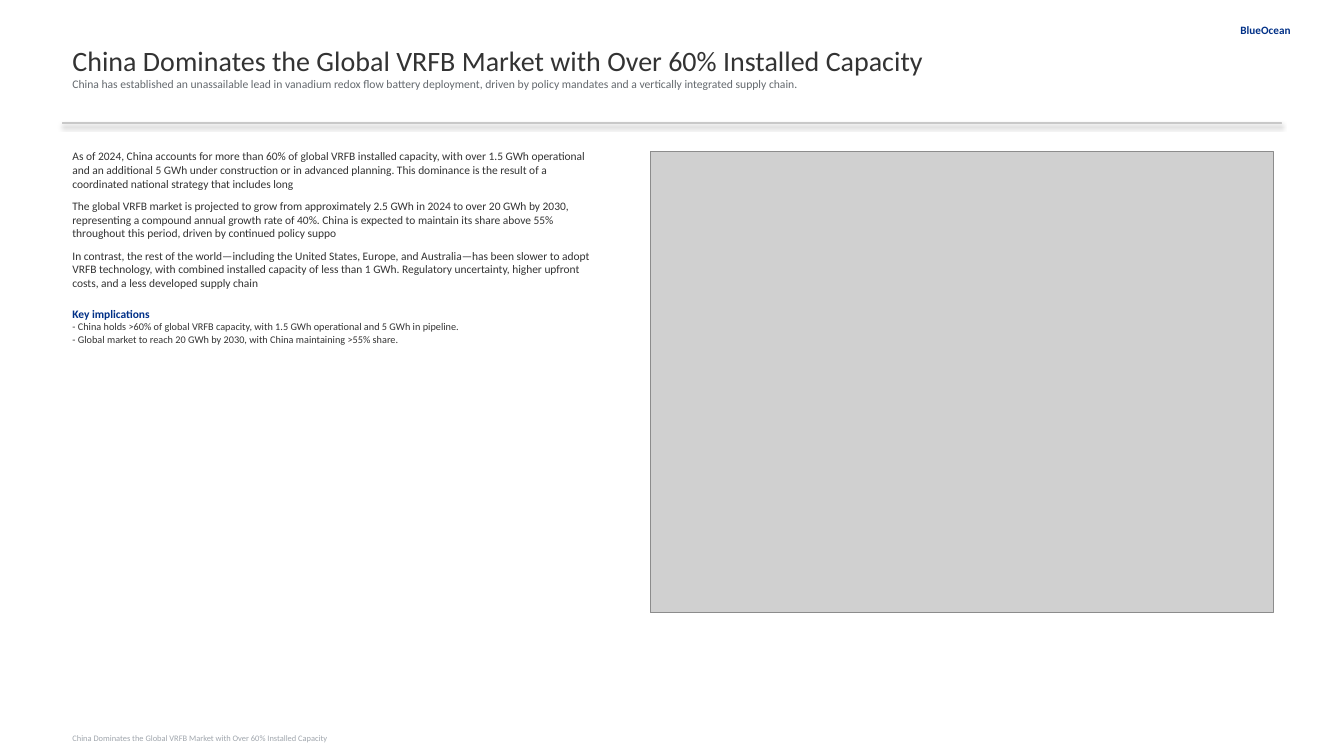
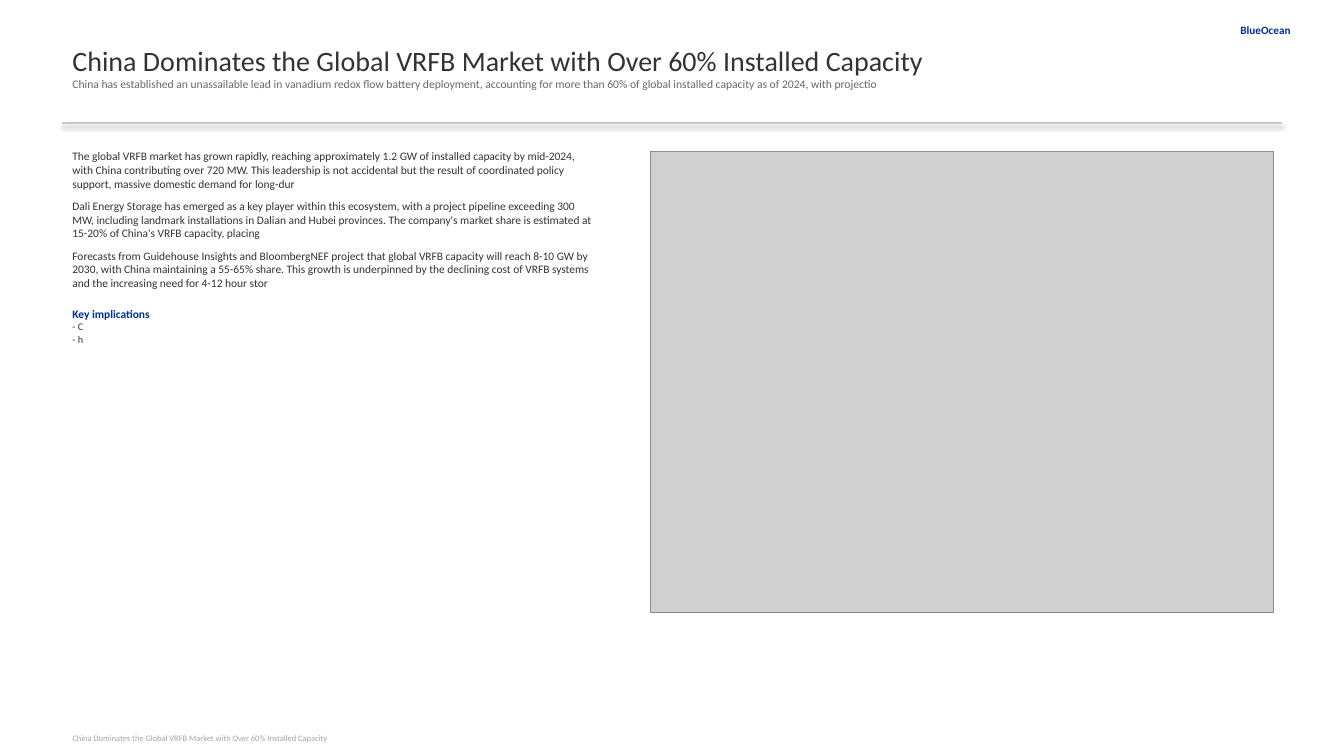
Before and after one commit to Yash-Yelave/gen_rpt, a slide deck: slide 4 of reports/2026-05-06-中国液流钒电池-特别是大力储能-在全球的领先地位/report.pptx. Drawn at 1344x756 pixels with LibreOffice and Linux fonts; fonts in the diff are those of the drawing; grey boxes stand for pictures. Boxes give left, top, right and bottom in pixels: in the first picture for what was removed or moved away, otherwise in the second. Text is boxed around its words. In the diff, an @@ line names an element or a change of style, - is before the commit and + after.

```diff
--- a/reports/2026-05-06-中国液流钒电池-特别是大力储能-在全球的领先地位/report.pptx
+++ b/reports/2026-05-06-中国液流钒电池-特别是大力储能-在全球的领先地位/report.pptx
@@ text at box(72, 80, 877, 90): text changed @@
-China has established an unassailable lead in vanadium redox flow battery deployment, driven by policy mandates and a vertically integrated supply chain.
+China has established an unassailable lead in vanadium redox flow battery deployment, accounting for more than 60% of global installed capacity as of 2024, with projectio
@@ text at box(72, 152, 591, 289): text changed @@
-As of 2024, China accounts for more than 60% of global VRFB installed capacity, with over 1.5 GWh operational and an additional 5 GWh under construction or in advanced planning. This dominance is the result of a coordinated national strategy that includes long
-The global VRFB market is projected to grow from approximately 2.5 GWh in 2024 to over 20 GWh by 2030, representing a compound annual growth rate of 40%. China is expected to maintain its share above 55% throughout this period, driven by continued policy suppo
-In contrast, the rest of the world—including the United States, Europe, and Australia—has been slower to adopt VRFB technology, with combined installed capacity of less than 1 GWh. Regulatory uncertainty, higher upfront costs, and a less developed supply chain
+The global VRFB market has grown rapidly, reaching approximately 1.2 GW of installed capacity by mid-2024, with China contributing over 720 MW. This leadership is not accidental but the result of coordinated policy support, massive domestic demand for long-dur
+Dali Energy Storage has emerged as a key player within this ecosystem, with a project pipeline exceeding 300 MW, including landmark installations in Dalian and Hubei provinces. The company's market share is estimated at 15-20% of China's VRFB capacity, placing
+Forecasts from Guidehouse Insights and BloombergNEF project that global VRFB capacity will reach 8-10 GW by 2030, with China maintaining a 55-65% share. This growth is underpinned by the declining cost of VRFB systems and the increasing need for 4-12 hour stor
@@ text at box(78, 323, 83, 343): text changed @@
-- China holds >60% of global VRFB capacity, with 1.5 GWh operational and 5 GWh in pipeline.
-- Global market to reach 20 GWh by 2030, with China maintaining >55% share.
+- C
+- h
```
Also in this commit, not shown: 11 other slides changed, 41 other files.
